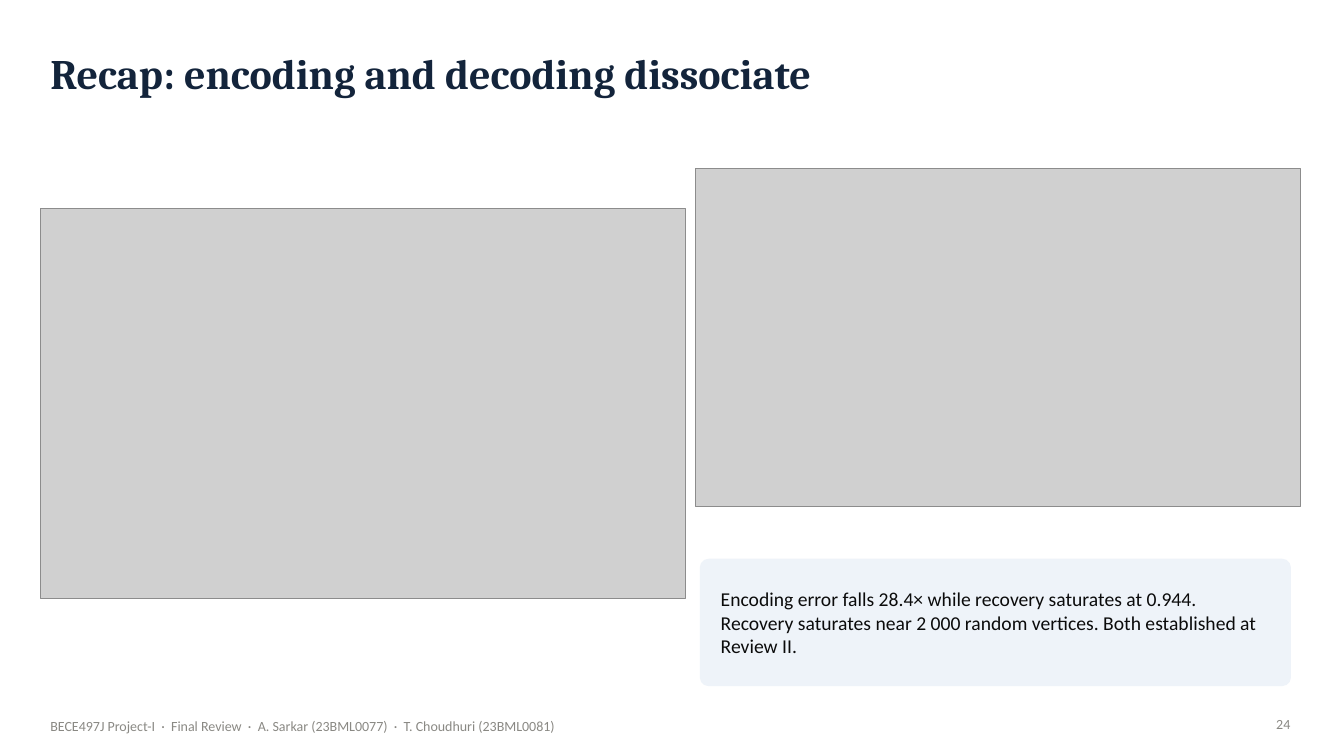
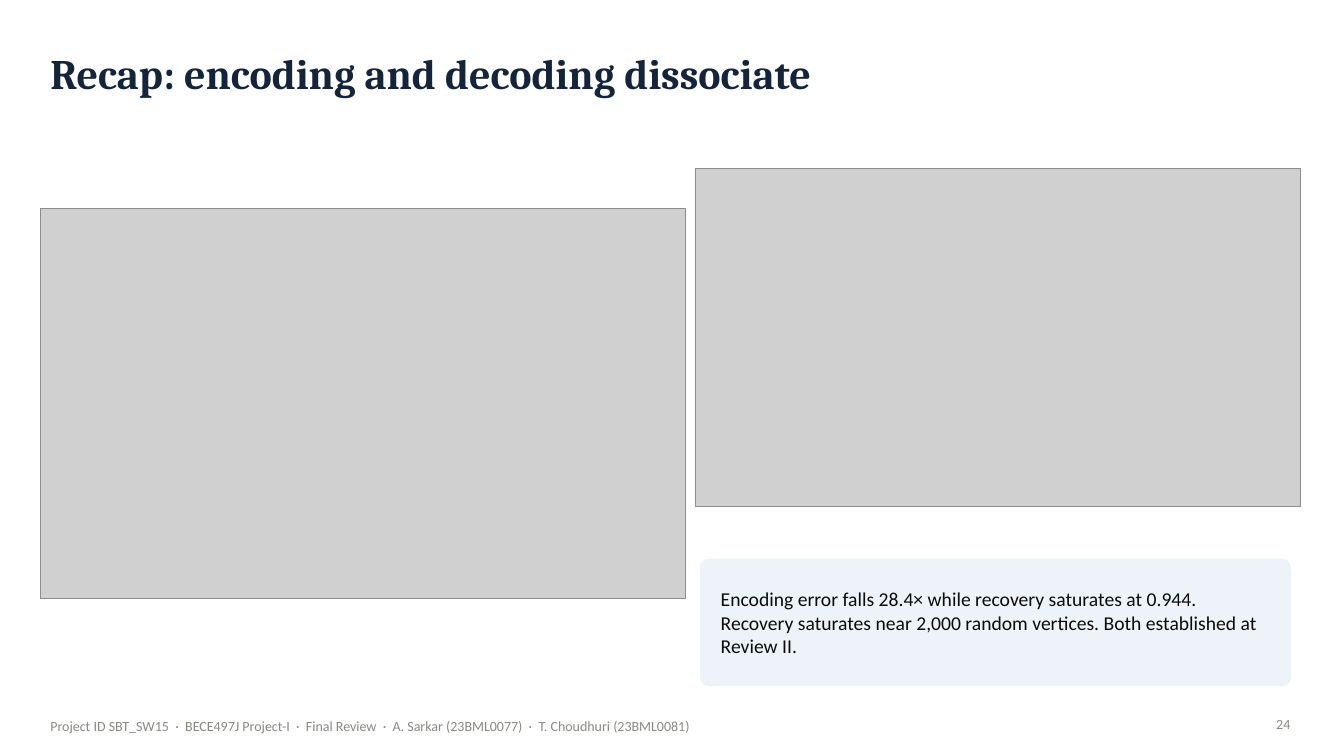
Before and after one commit to Ivxn404/semantic-decoding-tribe-inversion, a slide deck: slide 24 of deck/Final_Sarkar_Choudhuri.pptx. Drawn at 1344x756 pixels with LibreOffice and Linux fonts; fonts in the diff are those of the drawing; grey boxes stand for pictures. Boxes give left, top, right and bottom in pixels: in the first picture for what was removed or moved away, otherwise in the second. Text is boxed around its words. In the diff, an @@ line names an element or a change of style, - is before the commit and + after.

Commit message:
Review III submission files (SBT_SW15): thesis, presentation, poster, 90-s video

```diff
--- a/deck/Final_Sarkar_Choudhuri.pptx
+++ b/deck/Final_Sarkar_Choudhuri.pptx
@@ text at (x1=721, y1=592, x2=1257, y2=653): text changed @@
-Encoding error falls 28.4× while recovery saturates at 0.944. Recovery saturates near 2 000 random vertices. Both established at Review II.
+Encoding error falls 28.4× while recovery saturates at 0.944. Recovery saturates near 2,000 random vertices. Both established at Review II.
@@ text at (x1=50, y1=721, x2=689, y2=733): text changed @@
-BECE497J Project-I · Final Review · A. Sarkar (23BML0077) · T. Choudhuri (23BML0081)
+Project ID SBT_SW15 · BECE497J Project-I · Final Review · A. Sarkar (23BML0077) · T. Choudhuri (23BML0081)
```
Also in this commit, not shown: 65 other slides changed, 9 other files.
